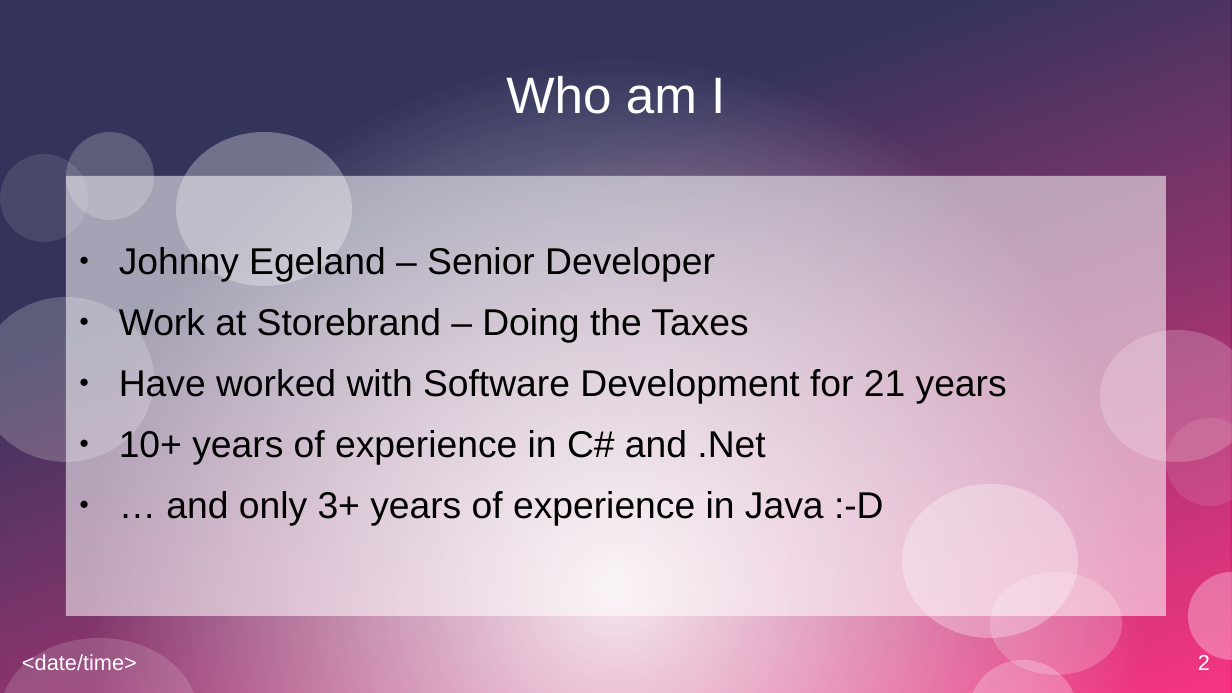
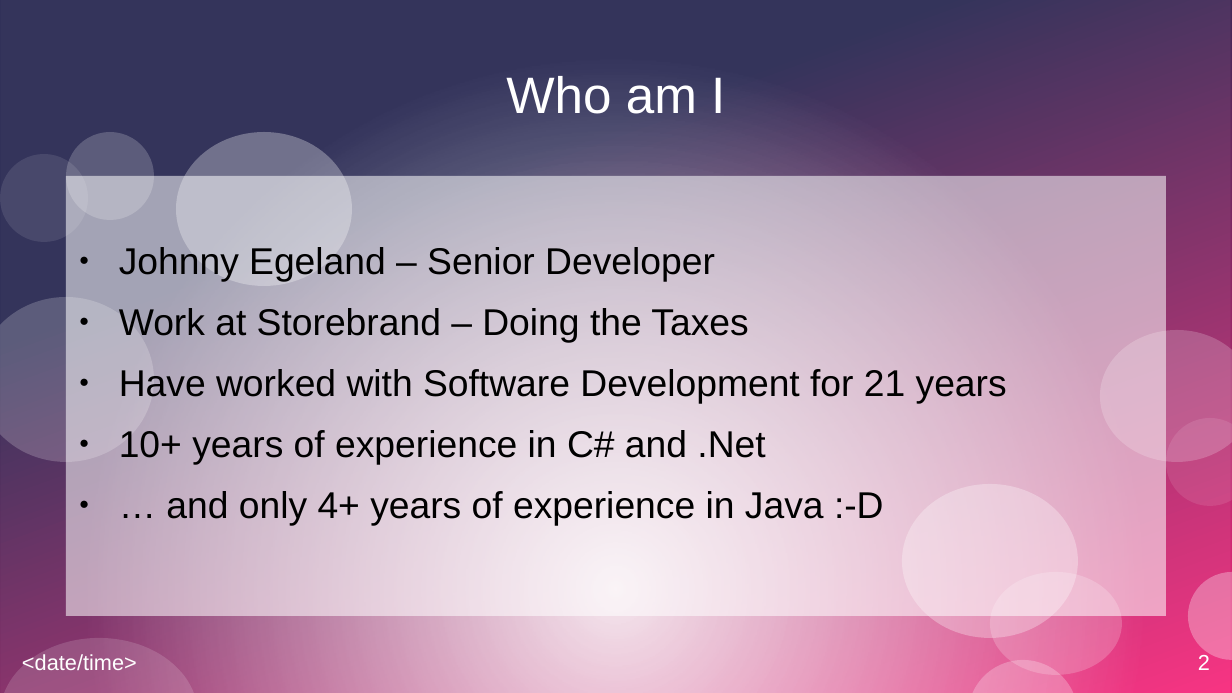
Before and after one commit to johnnyegel/Talk_JavaLatestAndGreatest, a slide deck: slide 2 of Presentation/JavaLatestAndGreatest.odp. Drawn at 1232x693 pixels with LibreOffice and Linux fonts; fonts in the diff are those of the drawing. Boxes give left, top, right and bottom in pixels: in the first picture for what was removed or moved away, otherwise in the second. Text is boxed around its words. In the diff, an @@ line names an element or a change of style, - is before the commit and + after.

```diff
--- a/Presentation/JavaLatestAndGreatest.odp
+++ b/Presentation/JavaLatestAndGreatest.odp
@@ text at (166, 491, 884, 526): text changed @@
-● … and only 3+ years of experience in Java :-D
+● … and only 4+ years of experience in Java :-D
```
Also in this commit, not shown: 1 other slide changed, 7 slides added, 4 other files.
